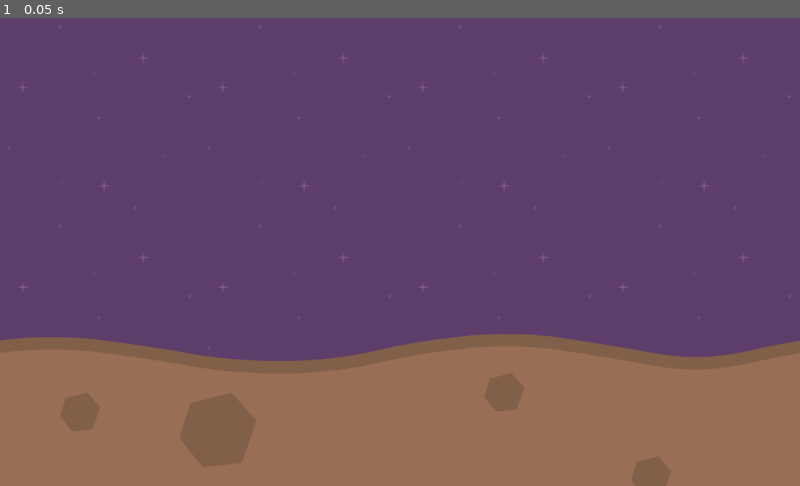
Above: before the commit, frame 1.
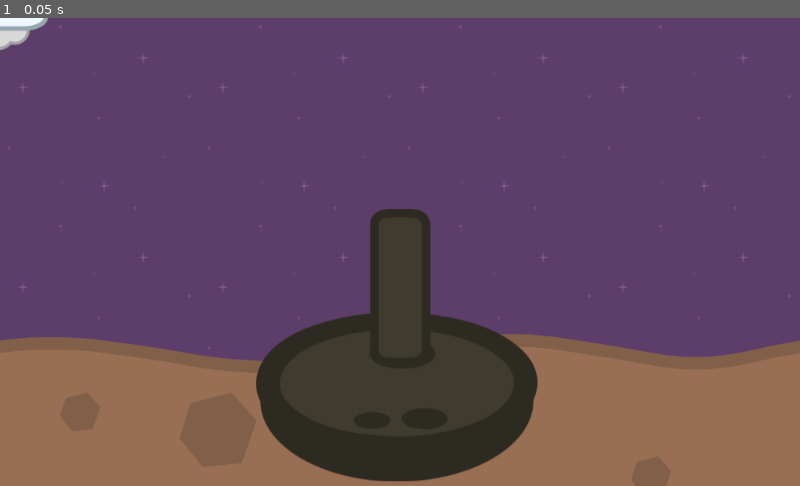
Above: after the commit, the same moment.

Repository: Bookfan97/Godot_CSharp_Missile_Defense
Game: Godot game, scene res://Scenes/Game.tscn
Two runs of this game, one before a commit and one after it. Both use one fixed random seed, a clock stepped at 60 frames per second and the inputs below. The project has no main scene, so this scene is started directly.
Inputs:
- Up to frame 1 (0.05 s): no input

The runs differ from the first frame. In frame 1, 12% of the frame differs, in the area x 0-68%, y 0-100%.

Commit message:
Area2D and Sprites

Diff:
--- a/Scenes/Game.tscn
+++ b/Scenes/Game.tscn
@@ -1,7 +1,10 @@
-[gd_scene load_steps=5 format=2]
+[gd_scene load_steps=8 format=2]
 
 [ext_resource path="res://assets/tileMapGround.png" type="Texture" id=1]
 [ext_resource path="res://assets/tileMapStars.png" type="Texture" id=2]
+[ext_resource path="res://scenes/cannon.tscn" type="PackedScene" id=3]
+[ext_resource path="res://scenes/bullet.tscn" type="PackedScene" id=4]
+[ext_resource path="res://scenes/explosion.tscn" type="PackedScene" id=5]
 
 [sub_resource type="TileSet" id=1]
 0/name = "tileMapStars.png 0"
@@ -48,3 +51,9 @@
 cell_size = Vector2( 1024, 400 )
 format = 1
 tile_data = PoolIntArray( 131071, 0, 0, 65536, 0, 0, 65537, 0, 0, 65538, 0, 0, 65539, 0, 0, 131076, 0, 0, 131077, 0, 0, …(407 unchanged characters)…
+
+[node name="cannon" parent="." instance=ExtResource( 3 )]
+
+[node name="explosion" parent="." instance=ExtResource( 5 )]
+
+[node name="bullet" parent="." instance=ExtResource( 4 )]
--- /dev/null
+++ b/scenes/bullet.tscn
@@ -0,0 +1,29 @@
+[gd_scene load_steps=5 format=2]
+
+[ext_resource path="res://assets/bulletEnemy.png" type="Texture" id=1]
+[ext_resource path="res://assets/bulletPlayer.png" type="Texture" id=2]
+
+[sub_resource type="RectangleShape2D" id=1]
+extents = Vector2( 64.8357, 20.3242 )
+
+[sub_resource type="SpriteFrames" id=2]
+animations = [ {
+"frames": [ ExtResource( 2 ) ],
+"loop": true,
+"name": "player",
+"speed": 5.0
+}, {
+"frames": [ ExtResource( 1 ) ],
+"loop": true,
+"name": "enemy",
+"speed": 5.0
+} ]
+
+[node name="bullet" type="Area2D"]
+
+[node name="CollisionShape2D" type="CollisionShape2D" parent="."]
+shape = SubResource( 1 )
+
+[node name="AnimatedSprite" type="AnimatedSprite" parent="."]
+frames = SubResource( 2 )
+animation = "player"
--- /dev/null
+++ b/scenes/cannon.tscn
@@ -0,0 +1,12 @@
+[gd_scene load_steps=3 format=2]
+
+[ext_resource path="res://assets/cannon.png" type="Texture" id=1]
+[ext_resource path="res://assets/cannonBarrel.png" type="Texture" id=2]
+
+[node name="cannon" type="Sprite"]
+position = Vector2( 507.843, 485.958 )
+texture = ExtResource( 1 )
+
+[node name="cannonBarrel" type="Sprite" parent="."]
+position = Vector2( 4.27899, -140.326 )
+texture = ExtResource( 2 )
--- /dev/null
+++ b/scenes/explosion.tscn
@@ -0,0 +1,39 @@
+[gd_scene load_steps=15 format=2]
+
+[ext_resource path="res://assets/explosionPlayer5.png" type="Texture" id=1]
+[ext_resource path="res://assets/explosionEnemy4.png" type="Texture" id=2]
+[ext_resource path="res://assets/explosionEnemy0.png" type="Texture" id=3]
+[ext_resource path="res://assets/explosionEnemy5.png" type="Texture" id=4]
+[ext_resource path="res://assets/explosionPlayer0.png" type="Texture" id=5]
+[ext_resource path="res://assets/explosionPlayer1.png" type="Texture" id=6]
+[ext_resource path="res://assets/explosionPlayer2.png" type="Texture" id=7]
+[ext_resource path="res://assets/explosionPlayer3.png" type="Texture" id=8]
+[ext_resource path="res://assets/explosionPlayer4.png" type="Texture" id=9]
+[ext_resource path="res://assets/explosionEnemy2.png" type="Texture" id=10]
+[ext_resource path="res://assets/explosionEnemy1.png" type="Texture" id=11]
+[ext_resource path="res://assets/explosionEnemy3.png" type="Texture" id=12]
+
+[sub_resource type="SpriteFrames" id=3]
+animations = [ {
+"frames": [ ExtResource( 5 ), ExtResource( 6 ), ExtResource( 7 ), ExtResource( 8 ), ExtResource( 9 ), ExtResource( 1 ) ],
+"loop": true,
+"name": "player",
+"speed": 5.0
+}, {
+"frames": [ ExtResource( 11 ), ExtResource( 10 ), ExtResource( 12 ), ExtResource( 2 ), ExtResource( 4 ), ExtResource( 3 ) ],
+"loop": true,
+"name": "enemy",
+"speed": 5.0
+} ]
+
+[sub_resource type="CircleShape2D" id=4]
+radius = 42.2847
+
+[node name="explosion" type="Area2D"]
+
+[node name="AnimatedSprite" type="AnimatedSprite" parent="."]
+frames = SubResource( 3 )
+animation = "player"
+
+[node name="CollisionShape2D" type="CollisionShape2D" parent="."]
+shape = SubResource( 4 )
Binary file added: assets/bulletEnemy.png
Not shown, added: assets/bulletEnemy.png.import
Binary file added: assets/bulletPlayer.png
Not shown, added: assets/bulletPlayer.png.import
Binary file added: assets/cannon.png
Not shown, added: assets/cannon.png.import
Binary file added: assets/cannonBarrel.png
Not shown, added: assets/cannonBarrel.png.import
Binary file added: assets/explosionEnemy0.png
Not shown, added: assets/explosionEnemy0.png.import
Binary file added: assets/explosionEnemy1.png
Not shown, added: assets/explosionEnemy1.png.import
(and 20 more such lines)
